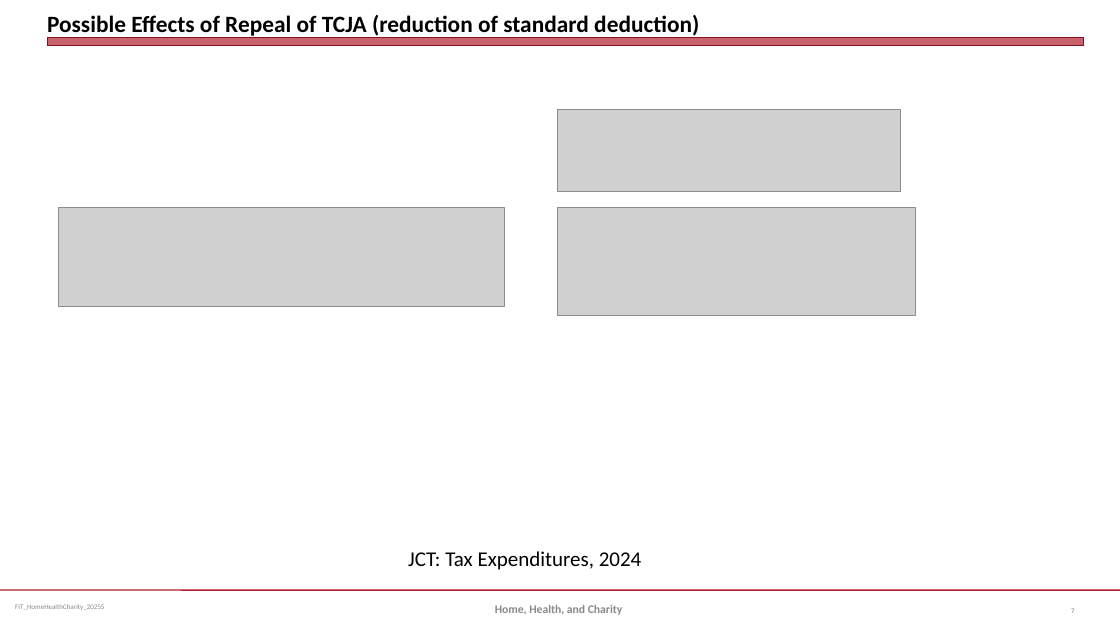
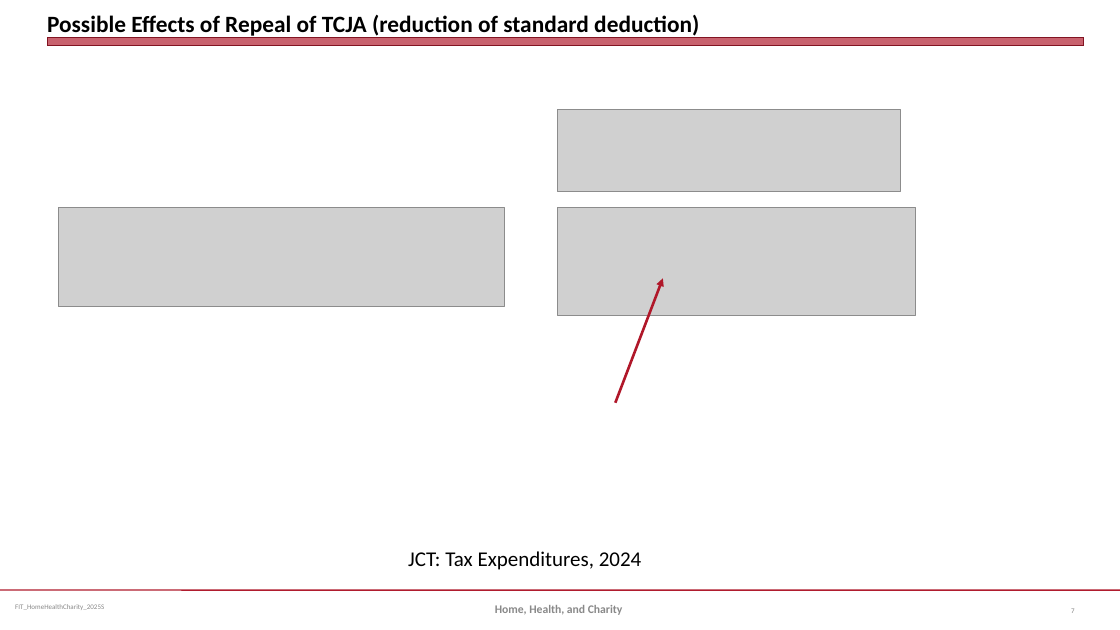
Before and after one commit to jmc877/Fed-Income-Tax, a slide deck: slide 7 of slides/FIT_HomeHealthCharity_2025S.pptx. Drawn at 1120x630 pixels with LibreOffice and Linux fonts; fonts in the diff are those of the drawing; grey boxes stand for pictures. Boxes give left, top, right and bottom in pixels: in the first picture for what was removed or moved away, otherwise in the second. Text is boxed around its words. In the diff, an @@ line names an element or a change of style, - is before the commit and + after.

```diff
--- a/slides/FIT_HomeHealthCharity_2025S.pptx
+++ b/slides/FIT_HomeHealthCharity_2025S.pptx
@@ arrow added from (616, 403) to (663, 278), #B0182A 2.25 pt @@
```
Also in this commit, not shown: 4 slides added.
